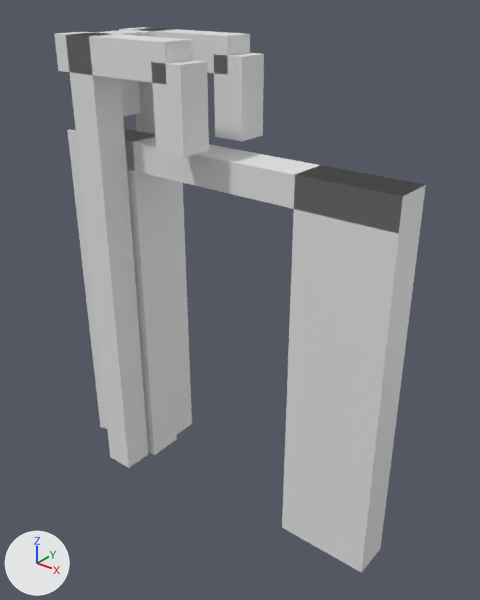
Before and after pictures for a commit that changed the glTF model models/schipluiden/schipluiden-brug-65d0d9d5/schipluiden-brug-65d0d9d5.glb.
Before and after are seen from a camera (50 mm lens) standing at (10.86, -12.78, 4.53) and looking at (0.43, 0.24, -3.55). The axes (+X, +Y, +Z) are drawn at lower left. The lights are the same throughout. The older version comes first.

Before the edit, the objects in view are built like this:
```python
ob_building_balans = bpy.data.objects.new('building:balans', me_balans)
ob_building_balans.location = (0.0, 0.0, 0.0)
ob_building_balans_2 = bpy.data.objects.new('building:balans 2', me_balans_2)
ob_building_balans_2.location = (0.0, 0.0, 0.0)
ob_building_contragewicht = bpy.data.objects.new('building:contragewicht', me_contragewicht)
ob_building_contragewicht.location = (0.0, 0.0, 0.0)
ob_building_hamei = bpy.data.objects.new('building:hamei', me_hamei)
ob_building_hamei.location = (0.0, 0.0, 0.0)
ob_building_hamei_2 = bpy.data.objects.new('building:hamei 2', me_hamei_2)
ob_building_hamei_2.location = (0.0, 0.0, 0.0)
ob_building_hangstang = bpy.data.objects.new('building:hangstang', me_hangstang)
ob_building_hangstang.location = (0.0, 0.0, 0.0)
ob_building_hangstang_2 = bpy.data.objects.new('building:hangstang 2', me_hangstang_2)
ob_building_hangstang_2.location = (0.0, 0.0, 0.0)
ob_building_portaal = bpy.data.objects.new('building:portaal', me_portaal)
ob_building_portaal.location = (0.0, 0.0, 0.0)
ob_road_landhoofd__aangenomen__2 = bpy.data.objects.new('road:landhoofd (aangenomen) 2', me_landhoofd__aangenomen__2)
ob_road_landhoofd__aangenomen__2.location = (0.0, 0.0, 0.0)
# also in view: 'road:dek' at (0.0, 0.0, 0.14); 'road:landhoofd (aangenomen)' at (-3.96, -0.05, -4.73)
```
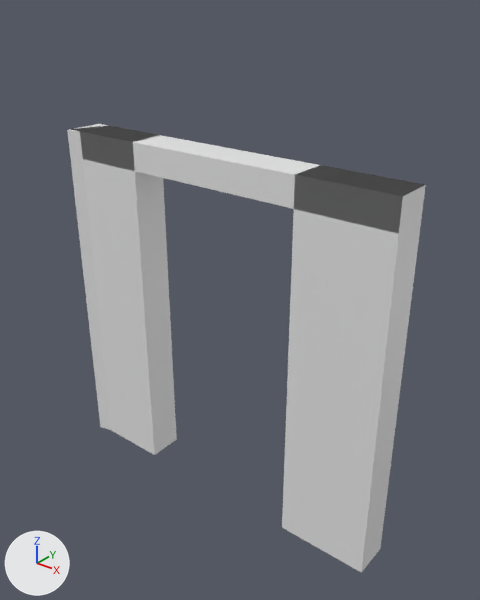
Pixel boxes [x1, y1, x2, y2] of what changed, in the pictures (480 x 600 px):
'building:hamei 2', deleted
    before: [66, 33, 148, 468]
'building:hamei', deleted
    before: [136, 28, 192, 435]
'building:hangstang 2', deleted
    before: [151, 60, 209, 158]
'building:balans 2', deleted
    before: [54, 32, 193, 84]
'building:hangstang', deleted
    before: [214, 53, 264, 141]
'building:balans', deleted
    before: [119, 27, 250, 74]
'building:contragewicht', deleted
    before: [120, 79, 141, 116]
'building:portaal', deleted
    before: [80, 29, 159, 37]

The change, as a list of edits to the scene's bpy script:
```text
Remove ob_building_hamei:
    ob_building_hamei = bpy.data.objects.new('building:hamei', me_hamei)
    ob_building_hamei.location = (0.0, 0.0, 0.0)
Remove ob_building_hamei_2:
    ob_building_hamei_2 = bpy.data.objects.new('building:hamei 2', me_hamei_2)
    ob_building_hamei_2.location = (0.0, 0.0, 0.0)
Remove ob_building_portaal:
    ob_building_portaal = bpy.data.objects.new('building:portaal', me_portaal)
    ob_building_portaal.location = (0.0, 0.0, 0.0)
Remove ob_building_balans:
    ob_building_balans = bpy.data.objects.new('building:balans', me_balans)
    ob_building_balans.location = (0.0, 0.0, 0.0)
Remove ob_building_hangstang:
    ob_building_hangstang = bpy.data.objects.new('building:hangstang', me_hangstang)
    ob_building_hangstang.location = (0.0, 0.0, 0.0)
Remove ob_building_balans_2:
    ob_building_balans_2 = bpy.data.objects.new('building:balans 2', me_balans_2)
    ob_building_balans_2.location = (0.0, 0.0, 0.0)
Remove ob_building_hangstang_2:
    ob_building_hangstang_2 = bpy.data.objects.new('building:hangstang 2', me_hangstang_2)
    ob_building_hangstang_2.location = (0.0, 0.0, 0.0)
Remove ob_building_contragewicht:
    ob_building_contragewicht = bpy.data.objects.new('building:contragewicht', me_contragewicht)
    ob_building_contragewicht.location = (0.0, 0.0, 0.0)
```
